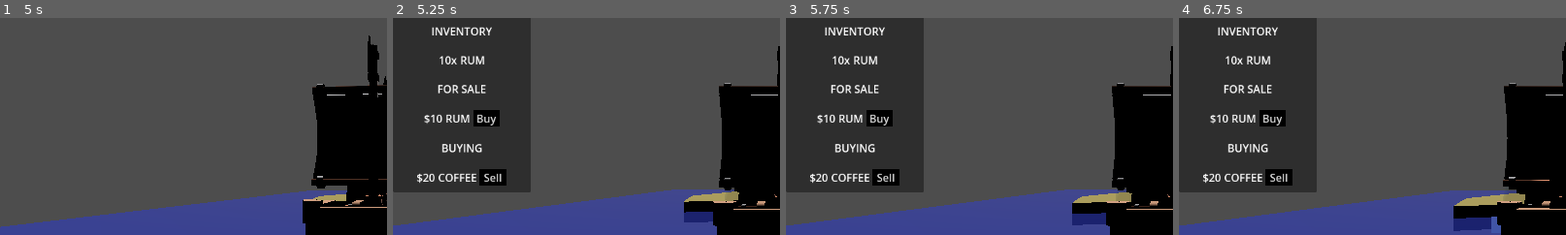
Above: before the commit, frames 1-4 (left to right).
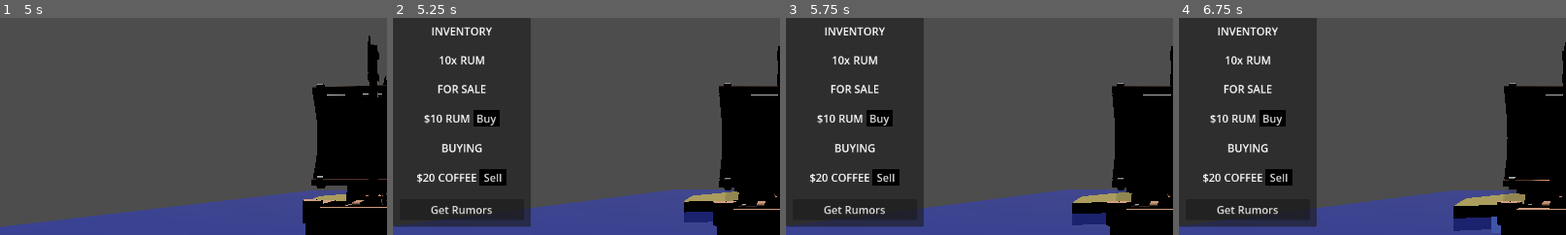
Above: after the commit, the same moments.

Repository: josephshell/UnnamedSailingGame
Game: Godot game, scene res://scenes/Main.tscn
Same seed, same stepped clock (60 frames per second), same inputs: the game is played once before the commit and once after it.
Inputs (mouse positions are % of the whole screen's width and height, from its top left):
- Up to frame 1 (5 s): move the mouse to (55, 50) at 0.52 s; hold E (interact) 0.53-1.28 s; hold W (move_forward) from 0.53 s (still down); tap Space (jump) at 0.77, 1.52, 3.02, 3.77, 4.52 s; move the mouse to (45, 50) at 1.27 s; tap E (interact) at 1.35, 2.85, 4.35 s; move the mouse to (52, 48) at 2.02 s; hold E (interact) 2.03-2.78 s; move the mouse to (49, 52) at 2.77 s; move the mouse to (57, 51) at 3.52 s; hold E (interact) 3.53-4.28 s; move the mouse to (42, 49) at 4.27 s
- Up to frame 2 (5.25 s): keep holding W (move_forward); move the mouse to (51, 50) at 5.02 s; hold E (interact) from 5.03 s (still down)
- Up to frame 3 (5.75 s): keep holding W (move_forward); keep holding E (interact)
- Up to frame 4 (6.75 s): release W (move_forward) at 5.75 s; release E (interact) at 5.75 s; click (9, 58) at 5.75 s, where only the run after the commit has a clickable "Get Rumors"; move the mouse to (35, 25) at 6.52 s; hold D (move_right) from 6.53 s (still down); tap E (interact) at 6.6 s
The pictures show only the part of the screen within x 0-50%, y 14-63%; the shares and areas given below are measured in that part.

Frame 1 is identical in both runs. In frame 2, 5.6% of the frame differs, in the area x 0-36%, y 80-97%; in frame 3, 5.6%; in frame 4, 5.6%.

Commit message:
Added GetRumors button to shop UI
Currently just prints the signal receipt to the console with the
name of the trading post

Diff:
--- a/scenes/Main.tscn
+++ b/scenes/Main.tscn
@@ -140,4 +140,5 @@
 [connection signal="movement_pressed" from="InputComponent" to="." method="_on_input_component_movement_pressed"]
 [connection signal="toggle_inventory_pressed" from="InputComponent" to="." method="_on_input_component_toggle_inventory_pressed"]
 [connection signal="buy_button_pressed" from="ShopUI" to="." method="_on_shop_ui_buy_button_pressed"]
+[connection signal="rumors_button_pressed" from="ShopUI" to="." method="_on_shop_ui_rumors_button_pressed"]
 [connection signal="sell_button_pressed" from="ShopUI" to="." method="_on_shop_ui_sell_button_pressed"]
--- a/scenes/main.gd
+++ b/scenes/main.gd
@@ -169,6 +169,8 @@
 	else:
 		push_error("Cannot sell %s, no valid shop nearby" % Enums.TradeItem.find_key(trade_item))
 
+func _on_shop_ui_rumors_button_pressed(trading_post: TradingPost) -> void:
+	print("No rumors available at trading post ", trading_post.trading_post_name)
 #endregion
 
 #region InputComponent signals
--- a/scenes/trade/shop_ui.gd
+++ b/scenes/trade/shop_ui.gd
@@ -2,20 +2,22 @@
 
 signal buy_button_pressed(trade_item: Enums.TradeItem)
 signal sell_button_pressed(trade_item: Enums.TradeItem)
+signal rumors_button_pressed(trading_post: TradingPost)
 
 @onready var inventory_items: VBoxContainer = %InventoryItems
 @onready var sale_items: VBoxContainer = %SaleItems
 @onready var buy_items: VBoxContainer = %BuyItems
 @onready var shop_name_label: Label = %ShopName
 @onready var money: Label = %Money
+@onready var rumors_button: Button = %RumorsButton
 
 const SHOP_BUTTON = preload("uid://brqfslk3rb0lk")
-
 
 func populate(trading_post: TradingPost):
 	var trade_inventory = trading_post.trade_inventory
 	shop_name_label.text = "WELCOME TO %s" % trading_post.trading_post_name
 	money.text = "$%d" % trading_post.trade_inventory.money
+	rumors_button.pressed.connect(func(): rumors_button_pressed.emit(trading_post))
 	for child in inventory_items.get_children():
 		inventory_items.remove_child(child)
 		child.queue_free()
--- a/scenes/trade/shop_ui.tscn
+++ b/scenes/trade/shop_ui.tscn
@@ -111,3 +111,8 @@
 [node name="ShopButton2" parent="PanelContainer/MarginContainer/VBoxContainer/BuyItems/HBoxContainer2" unique_id=1057820352 instance=ExtResource("2_bb5rw")]
 layout_mode = 2
 text = "Sell"
+
+[node name="RumorsButton" type="Button" parent="PanelContainer/MarginContainer/VBoxContainer" unique_id=695830148]
+unique_name_in_owner = true
+layout_mode = 2
+text = "Get Rumors"
